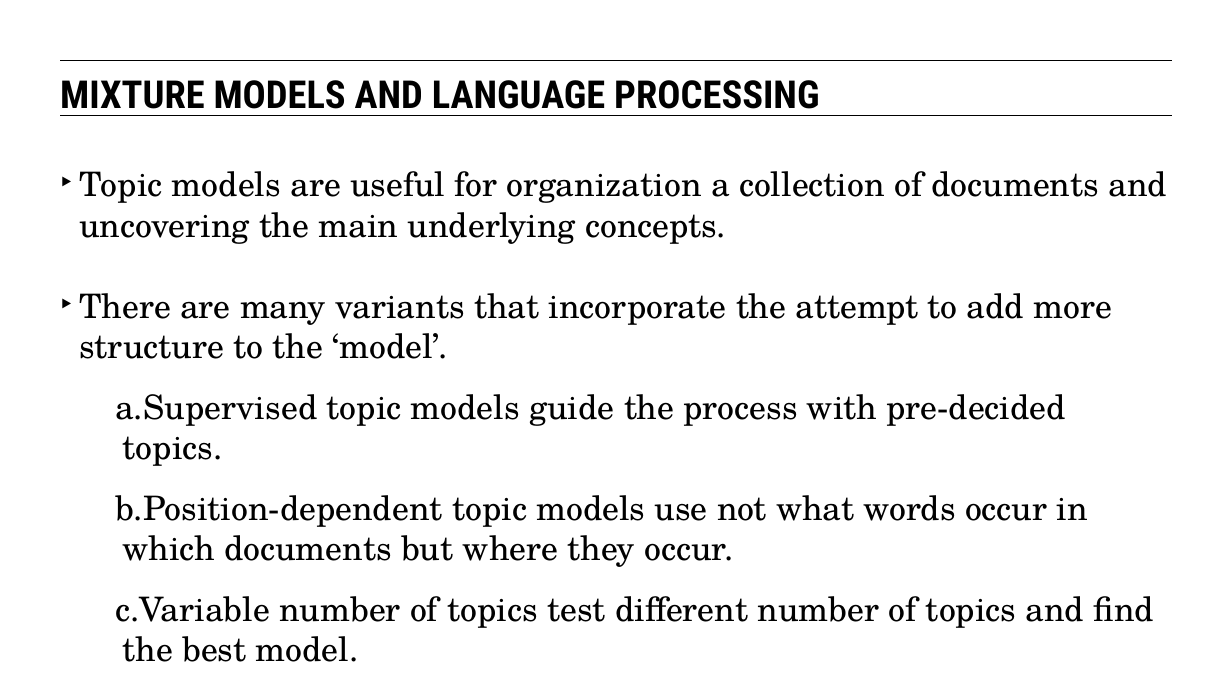
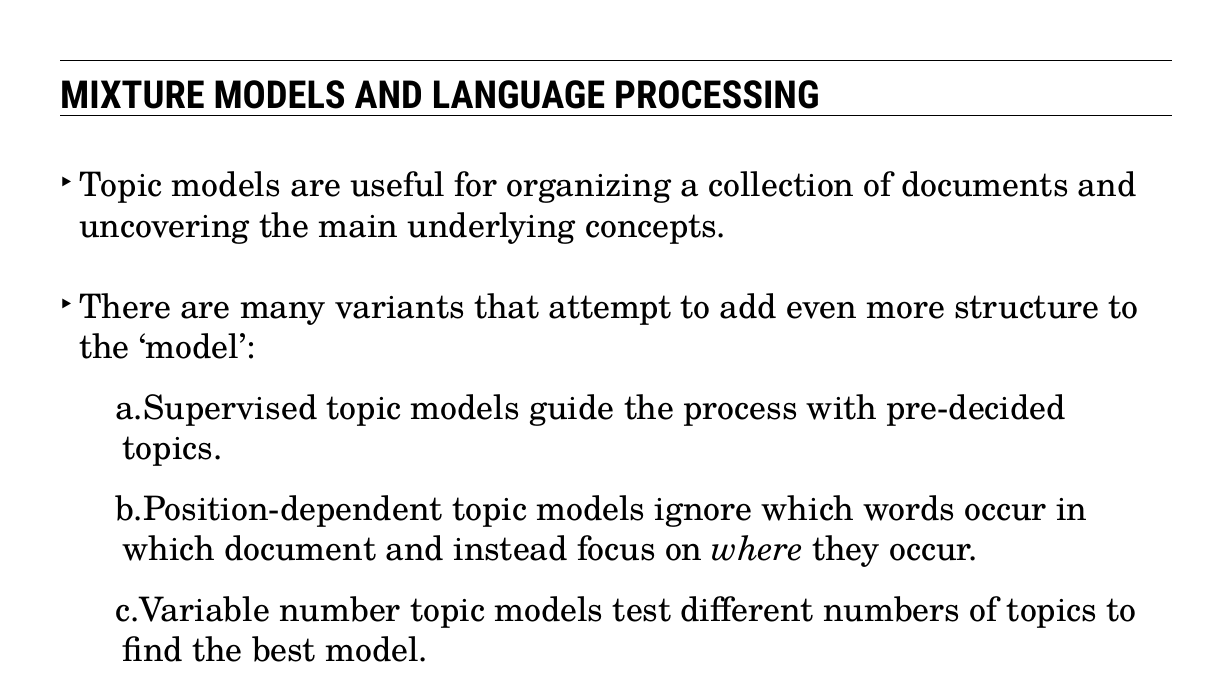
Before and after one commit to eflautt/ga-data-science, a slide deck: slide 38 of lessons/lesson-14/14-latent-variables-and-natural-language-processing.pptx (slide 34 before the commit). Drawn at 1232x692 pixels with LibreOffice and Linux fonts; fonts in the diff are those of the drawing. Boxes give left, top, right and bottom in pixels: in the first picture for what was removed or moved away, otherwise in the second. Text is boxed around its words. In the diff, an @@ line names an element or a change of style, - is before the commit and + after.

Commit message:
Adding updated deck

```diff
--- a/lessons/lesson-14/14-latent-variables-and-natural-language-processing.pptx
+++ b/lessons/lesson-14/14-latent-variables-and-natural-language-processing.pptx
@@ text at bbox=[79, 171, 1139, 359]: text changed @@
-‣ Topic models are useful for organization a collection of documents and uncovering the main underlying concepts.
-‣ There are many variants that incorporate the attempt to add more structure to the ‘model’.
+‣ Topic models are useful for organizing a collection of documents and uncovering the main underlying concepts.
+‣ There are many variants that attempt to add even more structure to the ‘model’:
@@ text at bbox=[115, 495, 1137, 662]: text changed @@
-  b. Position-dependent topic models use not what words occur in which documents but where they occur.
-  c. Variable number of topics test different number of topics and find the best model.
+  b. Position-dependent topic models ignore which words occur in which document and instead focus on where they occur.
+  c. Variable number topic models test different numbers of topics to find the best model.
```
Also in this commit, not shown: 34 other slides changed, 7 slides added, 1 slide removed.
